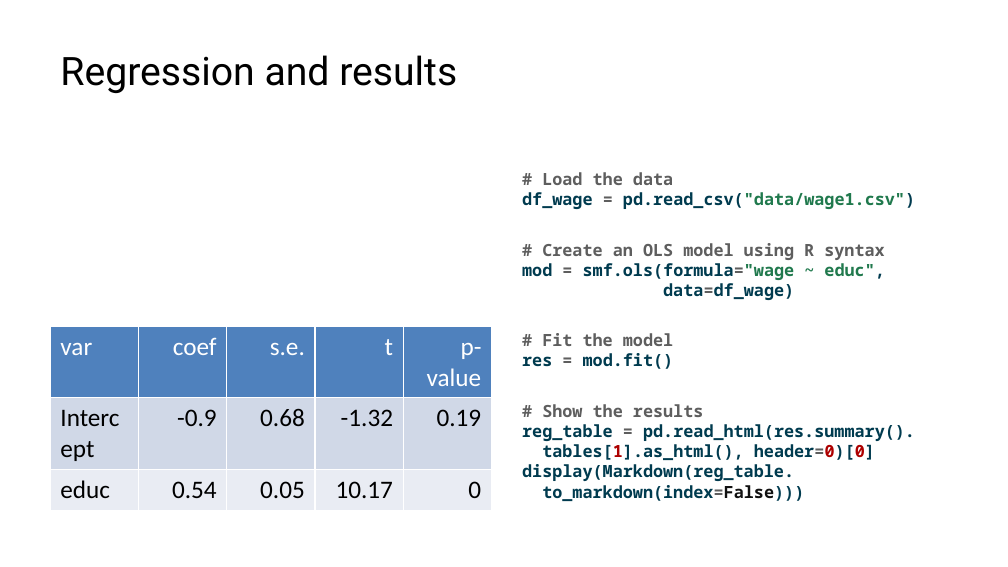
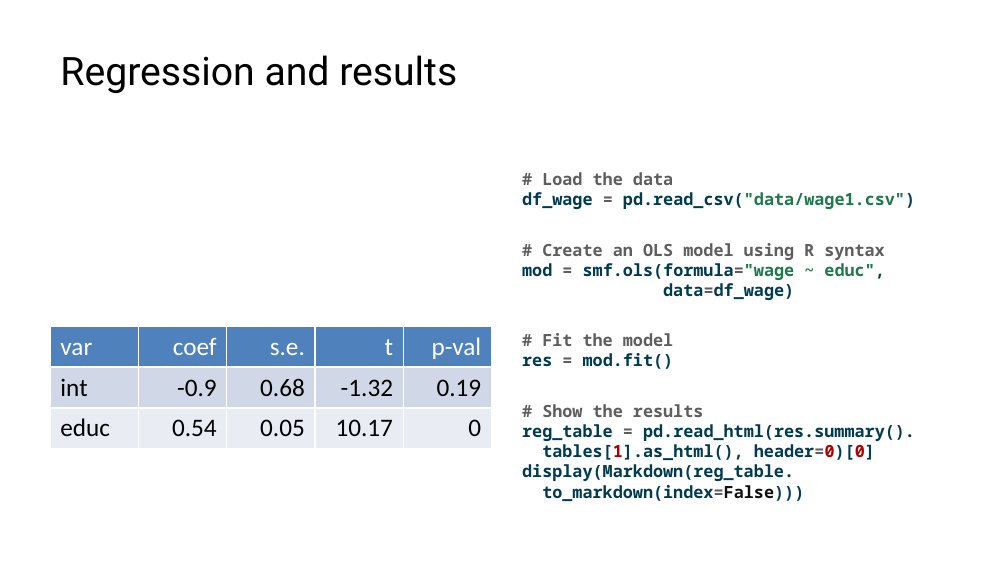
Before and after one commit to lucas-a-meyer/using-quarto, a slide deck: slide 15 of docs/presentation.pptx. Drawn at 1008x567 pixels with LibreOffice and Linux fonts; fonts in the diff are those of the drawing. Boxes give left, top, right and bottom in pixels: in the first picture for what was removed or moved away, otherwise in the second. Text is boxed around its words. In the diff, an @@ line names an element or a change of style, - is before the commit and + after.

```diff
--- a/docs/presentation.pptx
+++ b/docs/presentation.pptx
@@ table at (50,327,494,506) @@
-row 1, column 5: p-value
+row 1, column 5: p-val
-row 2, column 1: Intercept
+row 2, column 1: int
```
Also in this commit, not shown: 8 other files.
